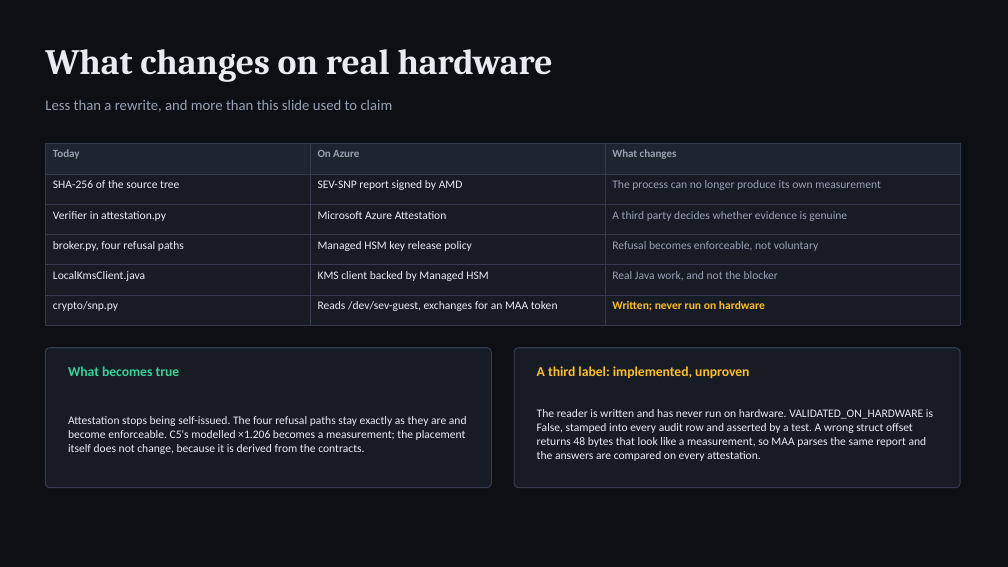
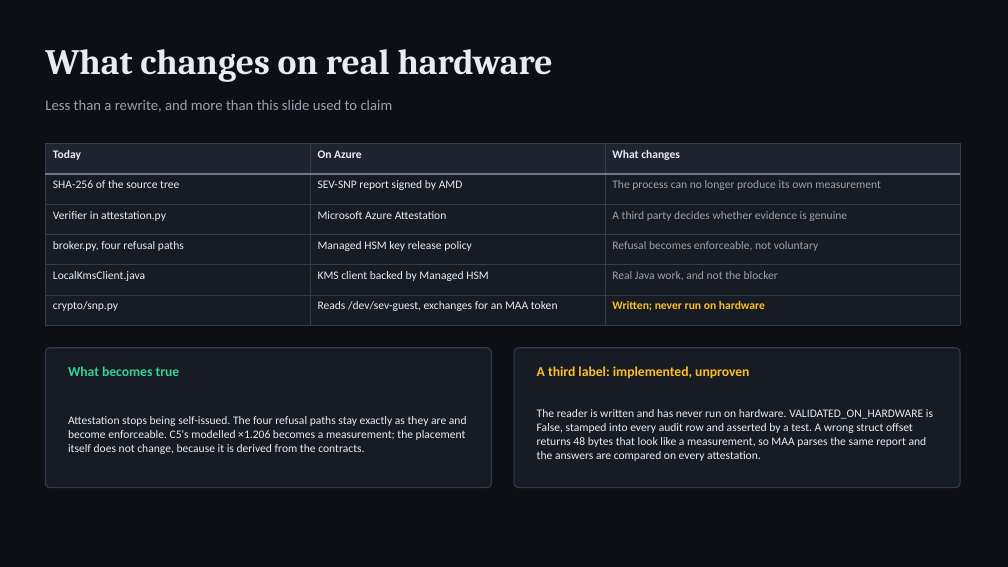
Before and after one commit to arpittomar246/confidentia, a slide deck: slide 15 of docs/report/confidentia-viva.pptx. Drawn at 1008x567 pixels with LibreOffice and Linux fonts; fonts in the diff are those of the drawing. Boxes give left, top, right and bottom in pixels: in the first picture for what was removed or moved away, otherwise in the second. Text is boxed around its words. In the diff, an @@ line names an element or a change of style, - is before the commit and + after.

```diff
--- a/docs/report/confidentia-viva.pptx
+++ b/docs/report/confidentia-viva.pptx
@@ table at [45,144,960,315] @@
@@ size 10.5 to 11 pt, text colour #98A2B3 to #E8ECF2 in "Today", "On Azure", "What changes" @@
@@ borders changed @@
```
Also in this commit, not shown: 5 other slides changed, 1 other file.
